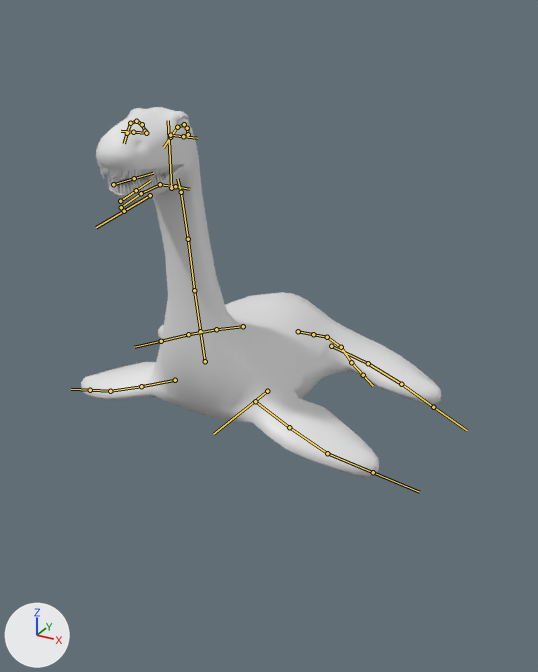
What one commit did to the FBX model Assets/Models/FBX/nessie met ani.fbx.
One viewpoint serves both versions: a 50 mm camera at (15.1, -27.5, 16.8) aimed at (0.7, -1.2, 3.7). The lights are fixed; the arrows at lower left show +X, +Y and +Z. The bones that bend it are drawn over the model as lines.

In view in the first picture: 'lichaam\\'.
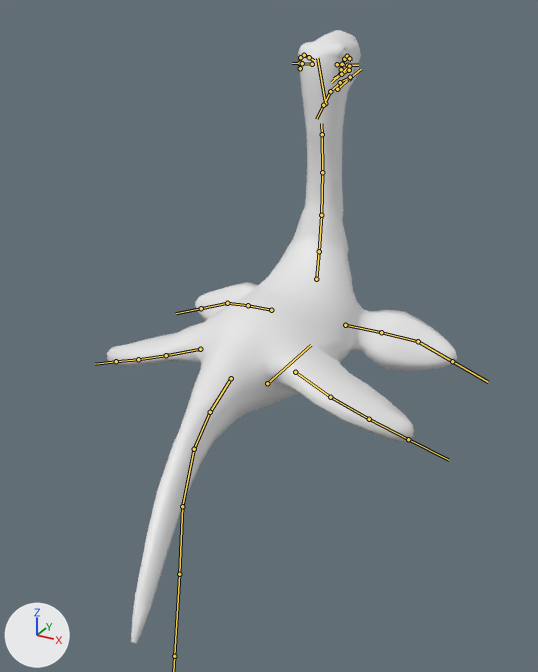
The newer file adds an action. The first version stands in its rest pose; the second is drawn at frame 5 of the action 'RIG-Armature|idle.Attack'.

What differs and where, as boxes [x1, y1, x2, y2] in the pictures (538 x 672 px):
'lichaam\\', posed (65% taller)
    before: [81, 107, 441, 478]
    after: [107, 30, 457, 644]
bone 'ORG-pivot', root to tip
    before: (267, 391) to (213, 434)
    after: (267, 383) to (311, 345)
bone 'ORG-neck 4', root to tip
    before: (200, 331) to (194, 290)
    after: (319, 251) to (321, 215)
bone 'ORG-neck 3', root to tip
    before: (194, 290) to (188, 239)
    after: (321, 215) to (322, 172)
bone 'ORG-neck 2', root to tip
    before: (188, 239) to (181, 192)
    after: (322, 172) to (322, 134)
bone 'ORG-neck 1', root to tip
    before: (181, 192) to (177, 178)
    after: (322, 134) to (321, 123)
bone 'ORG-face', root to tip
    before: (171, 188) to (168, 120)
    after: (325, 103) to (317, 58)
bone 'ORG-brow.B.L', root to tip
    before: (188, 134) to (187, 128)
    after: (300, 68) to (299, 63)
bone 'ORG-brow.B.R', root to tip
    before: (145, 131) to (142, 124)
    after: (341, 69) to (342, 64)
bone 'ORG-teeth.T', root to tip
    before: (113, 184) to (134, 178)
    after: (349, 66) to (340, 74)
bone 'ORG-tail1', root to tip
    before: (298, 331) to (313, 334)
    after: (231, 378) to (210, 412)
bone 'ORG-tail2', root to tip
    before: (313, 334) to (327, 337)
    after: (210, 412) to (194, 449)
bone 'ORG-tail3', root to tip
    before: (327, 337) to (341, 347)
    after: (194, 449) to (182, 506)
bone 'ORG-tail4', root to tip
    before: (341, 347) to (351, 362)
    after: (182, 506) to (179, 574)
bone 'ORG-tail5', root to tip
    before: (351, 362) to (363, 375)
    after: (179, 574) to (174, 656)
bone 'ORG-fin.L', root to tip
    before: (255, 401) to (289, 427)
    after: (271, 310) to (248, 305)
bone 'ORG-Fin2.L', root to tip
    before: (289, 427) to (327, 453)
    after: (248, 305) to (227, 303)
bone 'ORG-Fin3.L', root to tip
    before: (327, 453) to (373, 472)
    after: (227, 303) to (201, 308)
bone 'ORG-fin.R', root to tip
    before: (175, 380) to (141, 386)
    after: (345, 325) to (381, 332)
bone 'ORG-Fin2.R', root to tip
    before: (141, 386) to (110, 391)
    after: (381, 332) to (418, 341)
bone 'ORG-Fin3.R', root to tip
    before: (110, 391) to (90, 390)
    after: (418, 341) to (452, 361)

The change in detail:
Bone 'ORG-pivot' (bone_org_pivot) moves from (0.0, 0.0, 0.0) to (0.0, 0.01, -0.4).
Bone 'ORG-pivot' (bone_org_pivot) turns from (0, 0, 0) to (-3, 0, 180) degrees about its own x, y and z.
Bone 'ORG-neck 4' (bone_org_neck_4) turns from (0, 0, 0) to (-3, -2, 0) degrees about its own x, y and z.
Bone 'ORG-neck 3' (bone_org_neck_3) turns from (0, 0, 0) to (-4, -2, 0) degrees about its own x, y and z.
Bone 'ORG-neck 2' (bone_org_neck_2) turns from (0, 0, 0) to (-7, 0, 0) degrees about its own x, y and z.
Bone 'ORG-neck 1' (bone_org_neck_1) turns from (0, 0, 0) to (-10, 1, 0) degrees about its own x, y and z.
Bone 'ORG-face' (bone_org_face) moves from (0.0, 0.0, 0.0) to (0.28, 0.66, 0.78).
Bone 'ORG-brow.B.L' (bone_org_brow_b_l) moves from (0.0, 0.0, 0.0) to (-0.13, -0.17, 0.15).
Bone 'ORG-brow.B.R' (bone_org_brow_b_r) moves from (0.0, 0.0, 0.0) to (0.13, -0.17, 0.15).
Bone 'ORG-teeth.T' (bone_org_teeth_t) moves from (0.0, 0.0, 0.0) to (0.0, 0.1, -0.3).
Bone 'ORG-teeth.T' (bone_org_teeth_t) turns from (0, 0, 0) to (6, 0, 0) degrees about its own x, y and z.
Bone 'ORG-tail1' (bone_org_tail1) turns from (0, 0, 0) to (2, -1, -7) degrees about its own x, y and z.
Bone 'ORG-tail2' (bone_org_tail2) turns from (0, 0, 0) to (8, 3, -3) degrees about its own x, y and z.
Bone 'ORG-tail3' (bone_org_tail3) turns from (0, 0, 0) to (0, 5, 7) degrees about its own x, y and z.
Bone 'ORG-tail4' (bone_org_tail4) turns from (0, 0, 0) to (4, 11, -1) degrees about its own x, y and z.
Bone 'ORG-tail5' (bone_org_tail5) turns from (0, 0, 0) to (0, 6, 5) degrees about its own x, y and z.
Bone 'ORG-fin.L' (bone_org_fin_l) moves from (0.0, 0.0, 0.0) to (0.12, 0.11, -0.34).
Bone 'ORG-fin.L' (bone_org_fin_l) turns from (0, 0, 0) to (12, -39, 4) degrees about its own x, y and z.
Bone 'ORG-Fin2.L' (bone_org_fin2_l) turns from (0, 0, 0) to (4, -1, -5) degrees about its own x, y and z.
Bone 'ORG-Fin3.L' (bone_org_fin3_l) turns from (0, 0, 0) to (-2, -4, 6) degrees about its own x, y and z.
Bone 'ORG-fin.R' (bone_org_fin_r) moves from (0.0, 0.0, 0.0) to (-0.12, 0.11, -0.34).
Bone 'ORG-fin.R' (bone_org_fin_r) turns from (0, 0, 0) to (12, 39, -4) degrees about its own x, y and z.
Bone 'ORG-Fin2.R' (bone_org_fin2_r) turns from (0, 0, 0) to (4, 1, 5) degrees about its own x, y and z.
Bone 'ORG-Fin3.R' (bone_org_fin3_r) turns from (0, 0, 0) to (-2, 4, -6) degrees about its own x, y and z.
